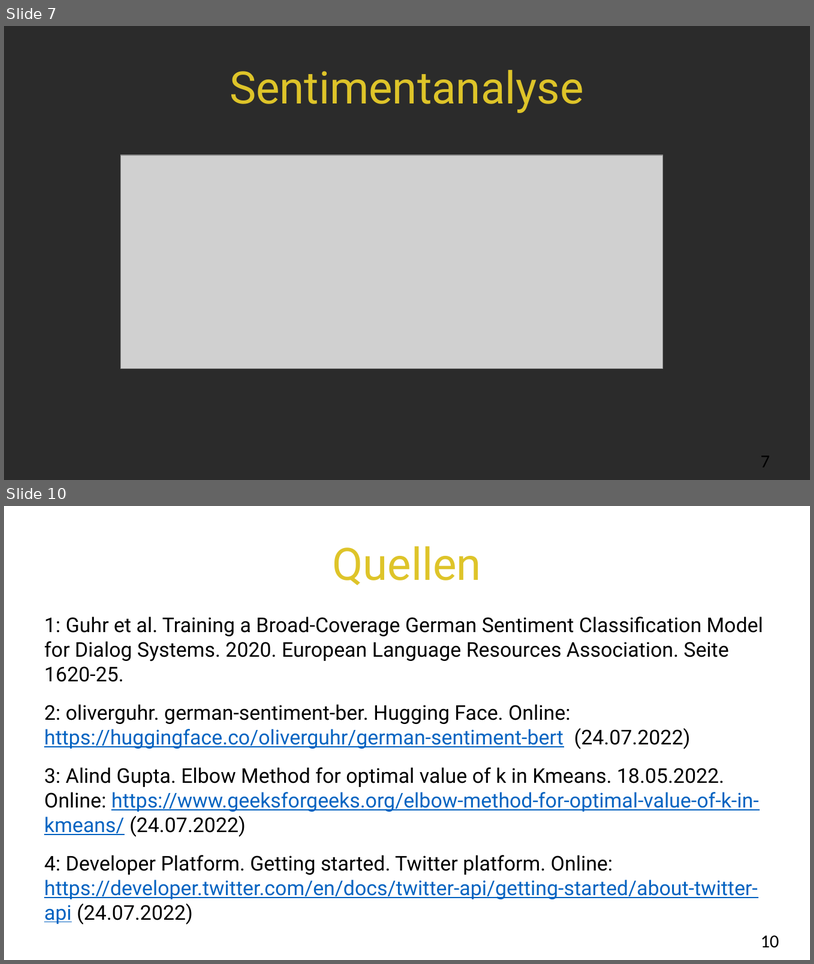
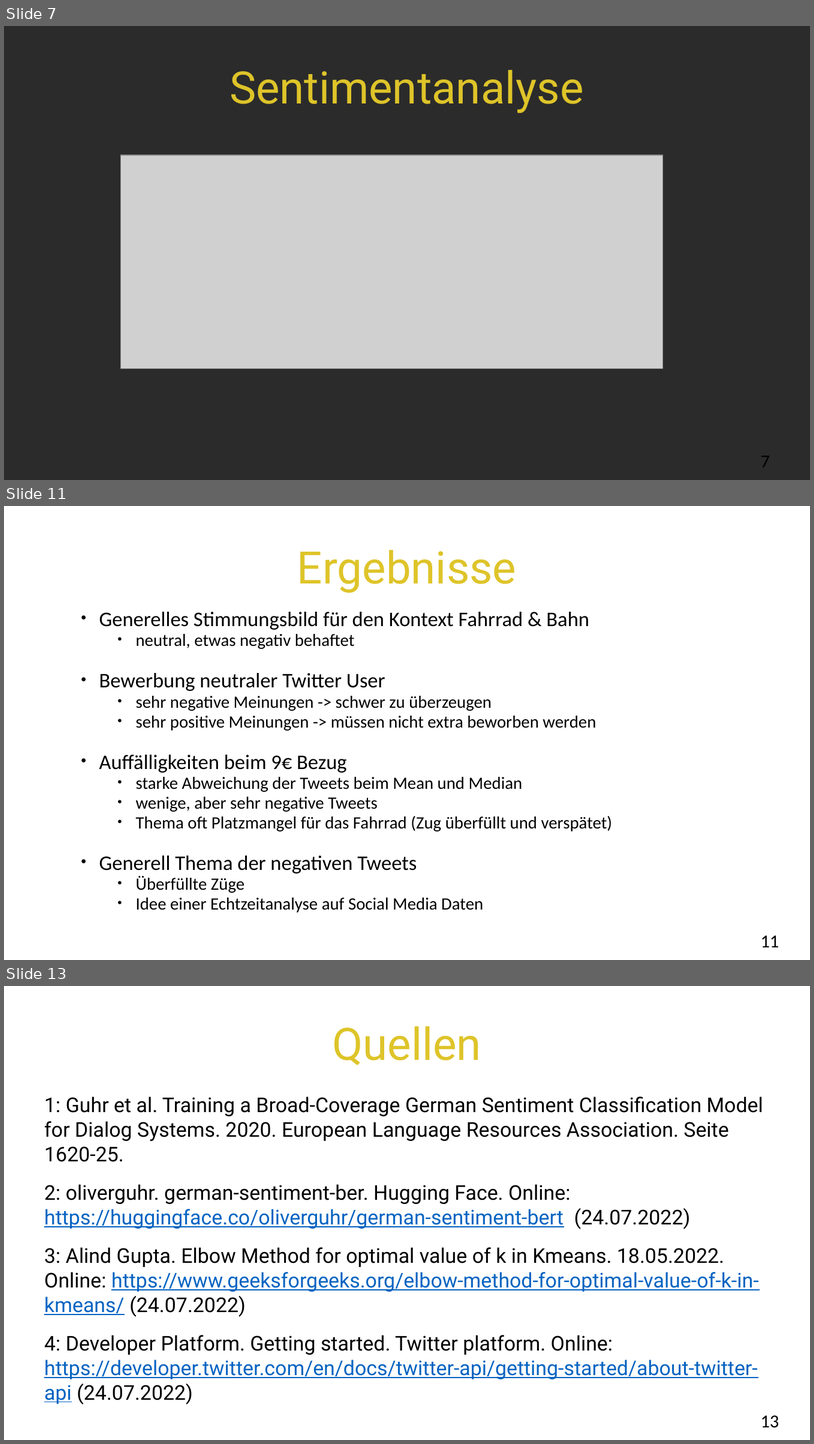
Before and after one commit to ohneBohne/Data_Challenges, a slide deck: Endpräsentation_Fahrrad&Bahn.pptx. Shown one above the other, each under a label of ours: slides 7 and 10 before the commit, slides 7, 11 and 13 after it; the slides between them are not shown. The pictures are 814x964 and 814x1444 pixels, drawn with LibreOffice and Linux fonts; fonts in the diff are those of the drawing; grey boxes stand for pictures; background and template pictures are left out; a plain dark background stands for a picture behind light text. Boxes give left, top, right and bottom in pixels: in the first picture for what was removed or moved away, otherwise in the second. Text is boxed around its words. In the diff, an @@ line names an element or a change of style, - is before the commit and + after.

```diff
--- a/Endpräsentation_Fahrrad&Bahn.pptx
+++ b/Endpräsentation_Fahrrad&Bahn.pptx
@@ slide 11 added at <box>4,506,810,960</box>, background picture (left out) @@
@@ title added at <box>297,550,517,593</box>, 44 pt, text #DEC429 @@
+Ergebnisse
@@ text added at <box>99,612,613,912</box>, 17 pt, text #000000 @@
+  ● Generelles Stimmungsbild für den Kontext Fahrrad & Bahn
+    ● neutral, etwas negativ behaftet
+  ● Bewerbung neutraler Twitter User
+    ● sehr negative Meinungen -> schwer zu überzeugen
+    ● sehr positive Meinungen -> müssen nicht extra beworben werden
+  ● Auffälligkeiten beim 9€ Bezug
+    ● starke Abweichung der Tweets beim Mean und Median
+    ● wenige, aber sehr negative Tweets
+    ● Thema oft Platzmangel für das Fahrrad (Zug überfüllt und verspätet)
+  ● Generell Thema der negativen Tweets
+    ● Überfüllte Züge
+    ● Idee einer Echtzeitanalyse auf Social Media Daten
@@ page number added at <box>761,935,780,947</box>, 18 pt, text #000000 @@
+11
@@ what was slide 10 is now slide 13 @@
@@ page number at <box>761,1415,780,1428</box>: text changed @@
-10
+13
```
Also in this commit, not shown: 3 slides changed, 3 other slides added, 1 slide removed, 1 other file.
